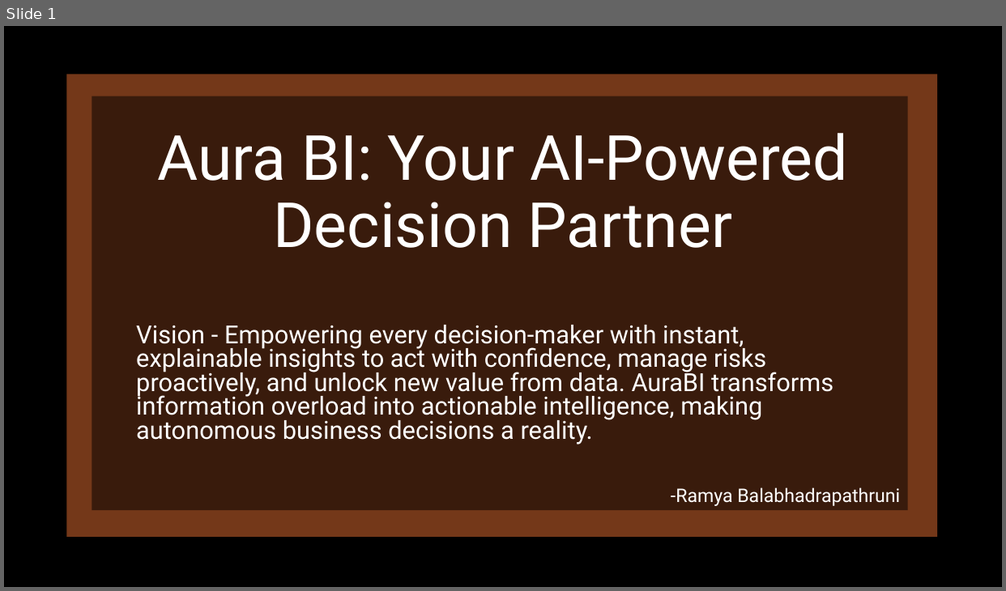
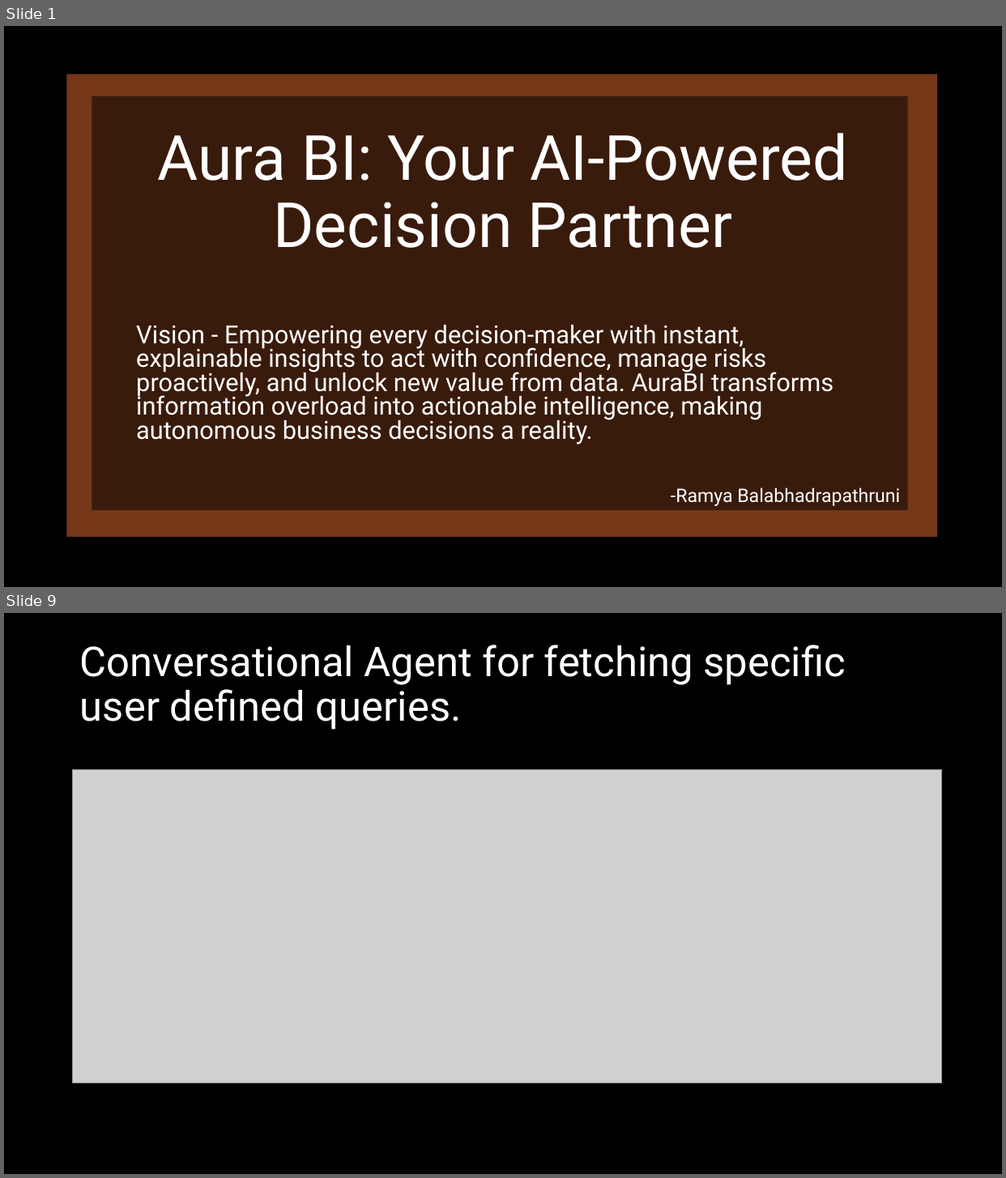
Before and after one commit to RamyaBalabhadrapathruni/autonomous-bi-agent-backup, a slide deck: AuraBI_theautonomousagent.pptx. Shown one above the other, each under a label of ours: slide 1 before the commit, slides 1 and 9 after it; the slides between them are not shown. The pictures are 1006x591 and 1006x1178 pixels, drawn with LibreOffice and Linux fonts; fonts in the diff are those of the drawing; grey boxes stand for pictures. Boxes give left, top, right and bottom in pixels: in the first picture for what was removed or moved away, otherwise in the second. Text is boxed around its words. In the diff, an @@ line names an element or a change of style, - is before the commit and + after.

```diff
--- a/AuraBI_theautonomousagent.pptx
+++ b/AuraBI_theautonomousagent.pptx
@@ slide 9 added at box(4, 613, 1002, 1174), background #000000 @@
@@ title added at box(80, 645, 846, 730), 39.6 pt, text #FFFFFF @@
+Conversational Agent for fetching specific user defined queries.
@@ picture added at box(73, 769, 943, 1084) @@
```
Also in this commit, not shown: 4 slides changed, 6 other slides added, 1 slide removed.
